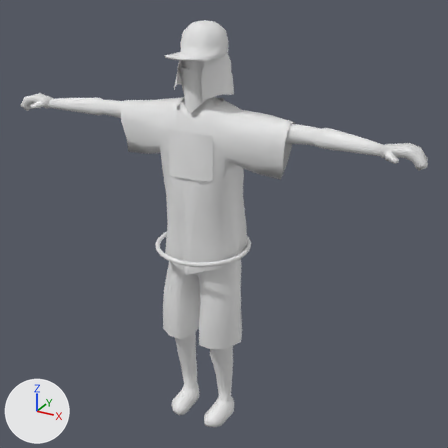
The FBX model cookies/Assets/3D_Assets/Characters/Models/cript_walka.FBX as it was, and as the next commit left it.
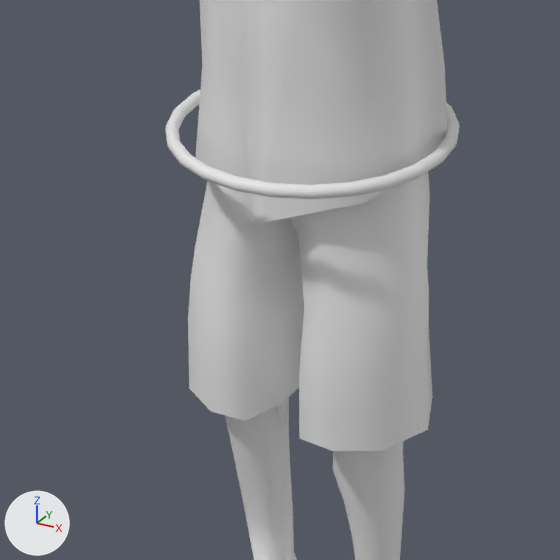
Old and new are each drawn whole from a camera (50 mm lens) standing at (1.357, -2.266, 2.208) and looking at (0.069, 0.076, 1.036) and again close up on the part from 23% to 63% of the width and 45% to 86% of the height. The lights are fixed; the arrows at lower left show +X, +Y and +Z. Materials are left out; every surface is plain grey. Where no turn or scale is listed for an object, it has been applied to the vertices.

The first close-up shows 'cript_walka_mesh', 'waist.001'.
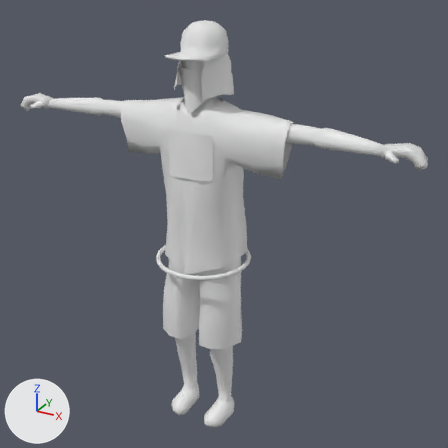
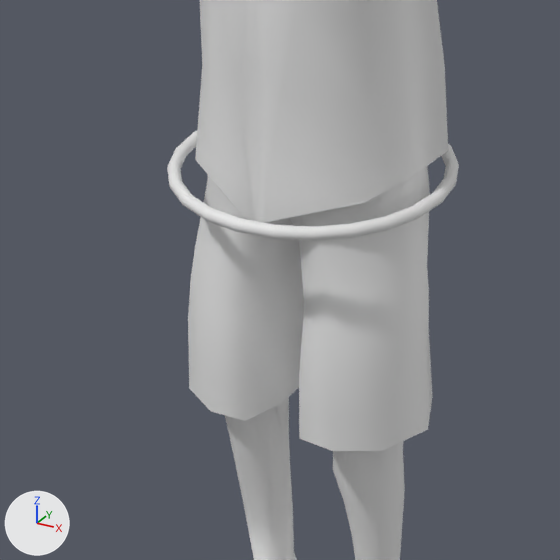
Diff of the bpy script that builds the scene:
```diff
--- a/cookies/Assets/3D_Assets/Characters/Models/cript_walka.FBX.py
+++ b/cookies/Assets/3D_Assets/Characters/Models/cript_walka.FBX.py
@@ ob_waist_001 @@
 ob_waist_001 = bpy.data.objects.new('waist.001', me_mesh_001)
-ob_waist_001.location = (0.0, 0.0, 0.95)
+ob_waist_001.location = (0.0, 0.0, 0.882)
```

What differs and where, as boxes [x1, y1, x2, y2] in the close-ups (560 x 560 px):
'waist.001', moved
    before: [165, 90, 460, 199]
    after: [167, 131, 459, 241]
